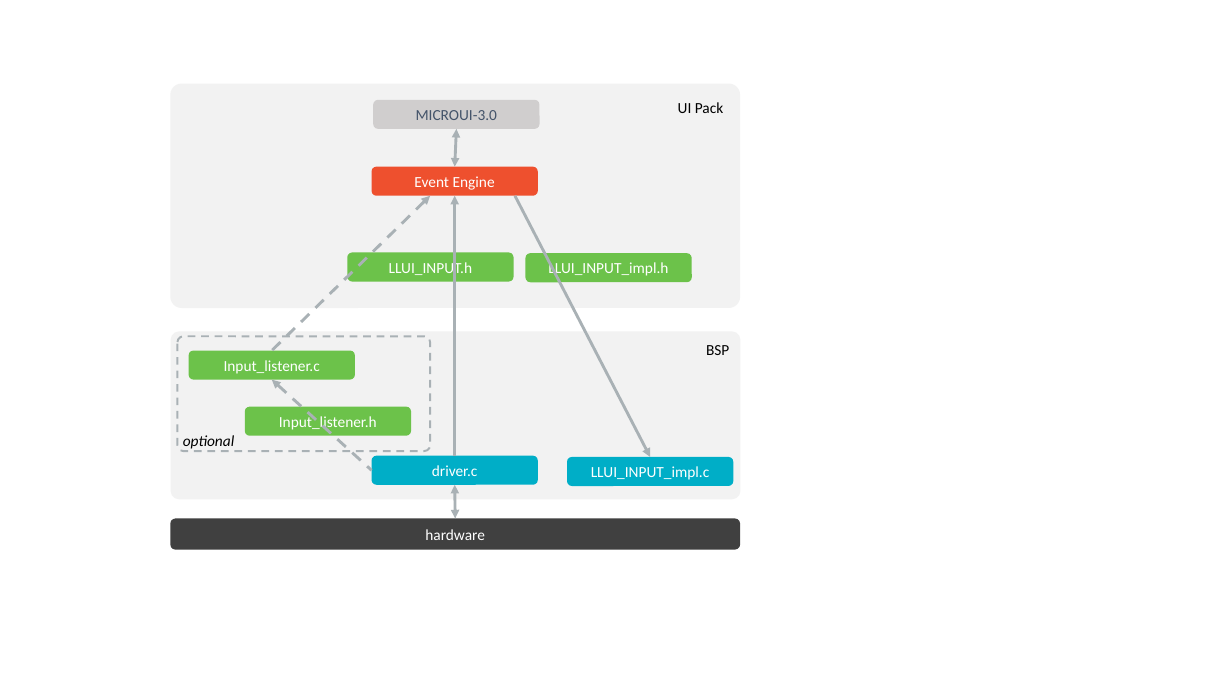
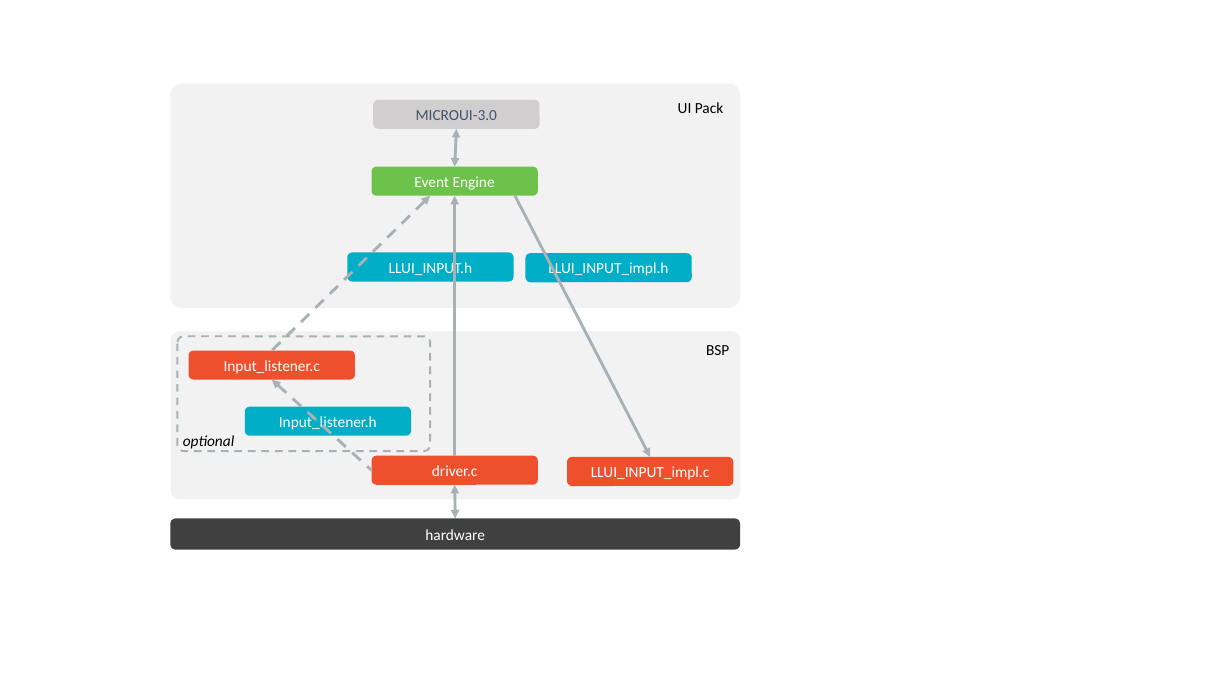
Before and after one commit to MicroEJ/docs, a slide deck: slide 4 of VEEPortingGuide/images/uiLL.pptx. Drawn at 1232x693 pixels with LibreOffice and Linux fonts; fonts in the diff are those of the drawing. Boxes give left, top, right and bottom in pixels: in the first picture for what was removed or moved away, otherwise in the second. Text is boxed around its words. In the diff, an @@ line names an element or a change of style, - is before the commit and + after.

```diff
--- a/VEEPortingGuide/images/uiLL.pptx
+++ b/VEEPortingGuide/images/uiLL.pptx
@@ rounded rectangle "Event Engine" at <box>372,166,538,195</box>: fill #EE502E to #6CC24A @@
@@ rounded rectangle "Input_listener.c" at <box>189,350,355,379</box>: fill #6CC24A to #EE502E @@
@@ fill #6CC24A to #00AEC7 in 3 elements at <box>348,252,514,281</box>, <box>526,253,692,282</box>, <box>245,407,411,435</box> @@
@@ rounded rectangle "driver.c" at <box>372,456,538,484</box>: fill #00AEC7 to #EE502E @@
@@ rounded rectangle "LLUI_INPUT_impl.c" at <box>567,457,734,486</box>: fill #00AEC7 to #EE502E @@
```
Also in this commit, not shown: 5 other slides changed, 16 other files.
